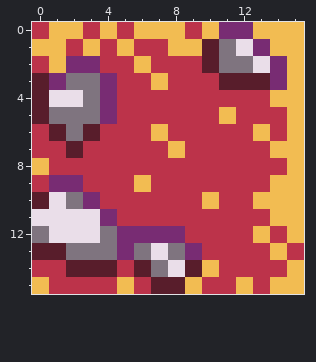
Two versions of one pixel-art sprite, images/piso de2.png. This is how it looked before the edit.
The file is 16x16 pixels.
Now the later version:
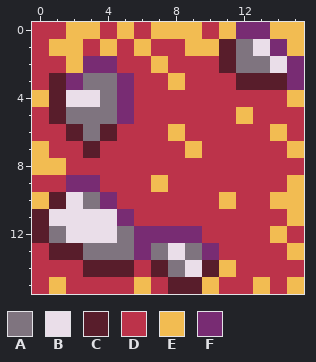
Palette (. is transparent): A #7f747f  B #eadee9  C #581d2b  D #bc334a  E #f2bc52  F #782c73
Change:
Colour B gives way to colour A in row 1 at x 12; in row 2 at x 13; in row 12 at x 1; in row 13 at x 7; in row 14 at x 8.
Colour C gives way to colour A in row 6 at x 3.
Colour F gives way to colour A in rows 3 to 5 at x 4; in row 10 at x 3; in row 12 at x 5; in row 13 at x 5 and 9.
Colour A gives way to colour B in row 4 at x 3; in row 10 at x 2; in row 12 at x 4; in row 13 at x 8.
Colour C gives way to colour B in row 14 at x 9.
Colour F gives way to colour B in row 1 at x 13; in row 2 at x 14; in row 11 at x 4.
Colour A gives way to colour C in rows 1 to 2 at x 11; in row 5 at x 1; in row 6 at x 2; in row 12 at x 0; in row 13 at x 2; in row 14 at x 7.
Colour B gives way to colour C in row 4 at x 1; in row 10 at x 1; in row 11 at x 0.
Colour D gives way to colour C in row 6 at x 4; in row 7 at x 3; in row 14 at x 5.
Colour E gives way to colour C in row 14 at x 10; in row 15 at x 9.
Colour F gives way to colour C in row 3 at x 1 and 14.
Colour C gives way to colour D in row 2 at x 10; in row 3 at x 0 and 11; in row 5 at x 0; in row 6 at x 1; in row 7 at x 2; in row 13 at x 0.
Colour C gives way to colour D in row 14 at x 2 and 6; in row 15 at x 7.
Colour E gives way to colour D in row 0 at x 1, 4, 6 and 10; in row 1 at x 0, 3, 5 and 8; in row 2 at x 1 and 6; in row 3 at x 7; in row 4 at x 14; in row 5 at x 11 and 15.
Colour E gives way to colour D in row 6 at x 7, 13 and 15; in row 7 at x 8 and 14; in row 8 at x 15; in row 9 at x 6 and 14; in row 10 at x 10 and 13; in row 11 at x 14.
Colour E gives way to colour D in row 12 at x 13 and 15; in row 13 at x 14; in row 14 at x 15; in row 15 at x 0, 5, 12 and 14.
Colour F gives way to colour D in row 9 at x 1.
Colour C gives way to colour E in row 1 at x 10; in row 4 at x 0; in row 10 at x 0.
Colour D gives way to colour E in row 0 at x 3, 5 and 9; in row 1 at x 2, 4 and 6; in row 2 at x 7; in row 3 at x 8; in row 5 at x 12; in row 6 at x 8 and 14.
Colour D gives way to colour E in row 7 at x 0 and 9; in row 8 at x 1; in row 9 at x 7; in row 10 at x 11; in row 12 at x 14; in row 13 at x 15.
Colour D gives way to colour E in row 14 at x 11; in row 15 at x 1, 6, 10 and 13.
Colour F gives way to colour E in row 0 at x 11; in row 2 at x 2.
Colour A gives way to colour F in row 3 at x 2; in row 13 at x 6.
Colour D gives way to colour F in row 2 at x 4; in rows 3 to 5 at x 5; in row 9 at x 3; in row 10 at x 4; in row 11 at x 5; in row 12 at x 9.
Colour D gives way to colour F in row 13 at x 10.
Colour E gives way to colour F in row 0 at x 13; in row 1 at x 14; in rows 2 to 3 at x 15.
Changed places in both pictures, as pixel boxes (x1, y1, x2, y2):
changed: (32, 22, 304, 294)
